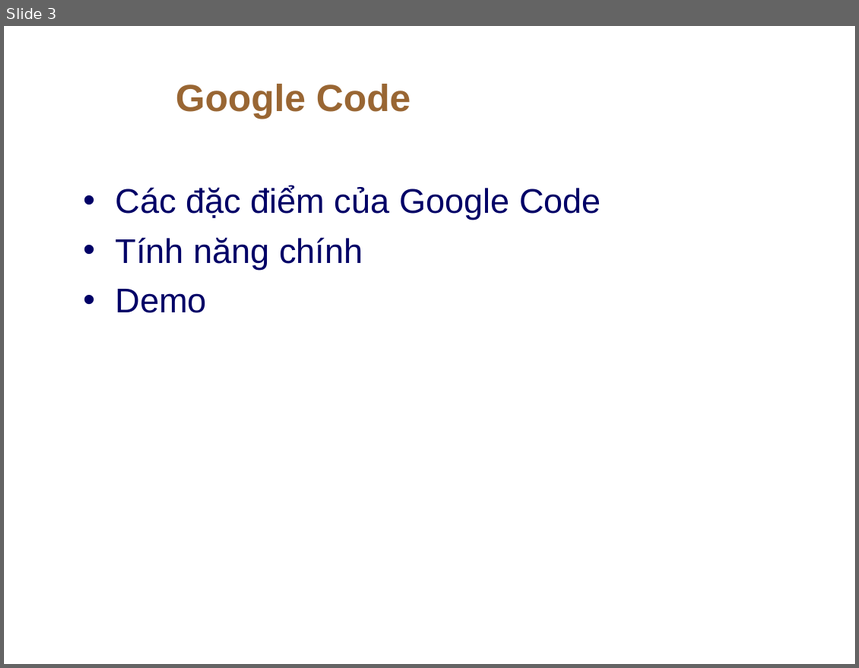
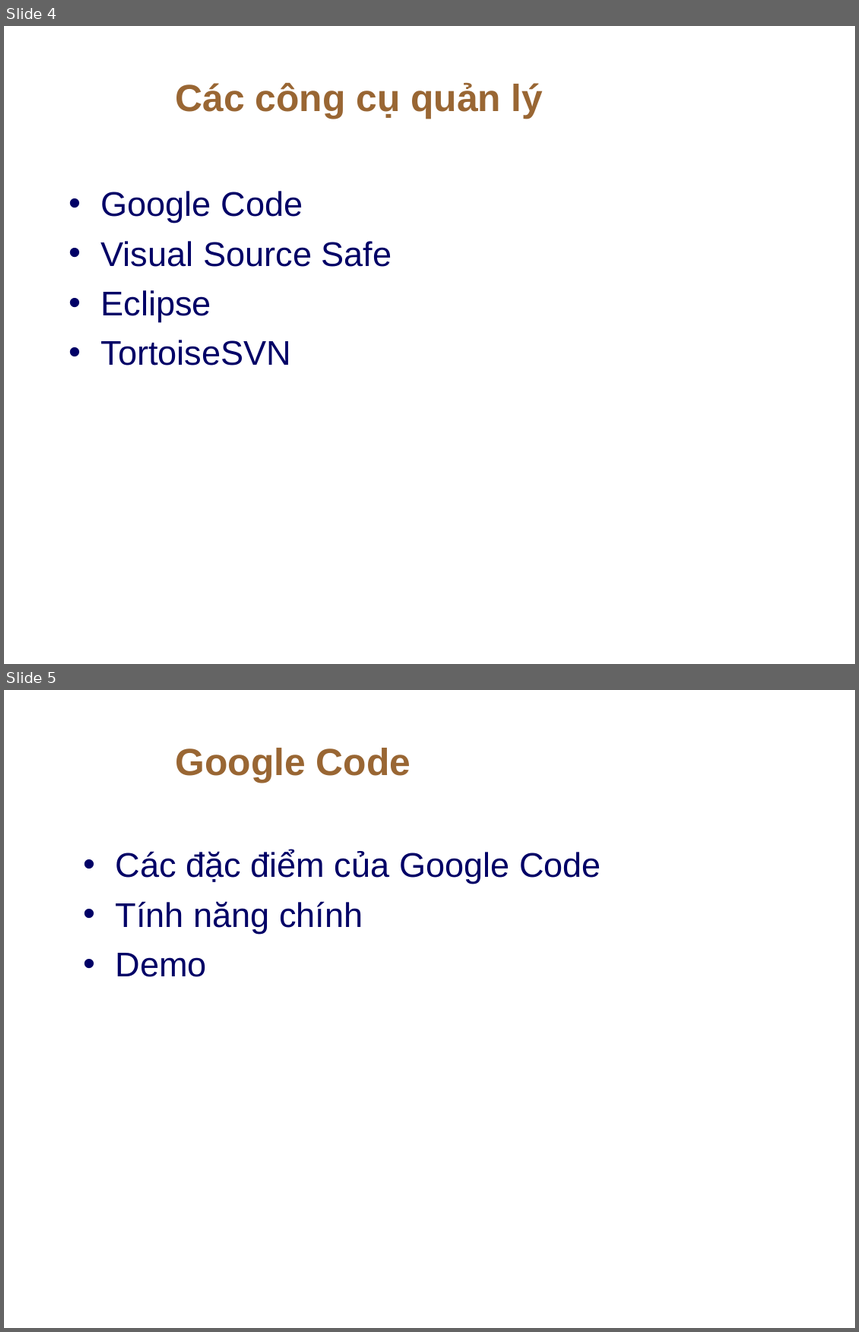
Before and after one commit to thanhphi0127/manager-configuration, a slide deck: doc/baitapso1/NHOM5_BAOCAO_BT1.ppt. Shown one above the other, each under a label of ours: slide 3 before the commit, slides 4 and 5 after it. The pictures are 859x668 and 859x1332 pixels, drawn with LibreOffice and Linux fonts; fonts in the diff are those of the drawing; background and template pictures are left out. Boxes give left, top, right and bottom in pixels: in the first picture for what was removed or moved away, otherwise in the second. Text is boxed around its words. In the diff, an @@ line names an element or a change of style, - is before the commit and + after.

```diff
--- a/doc/baitapso1/NHOM5_BAOCAO_BT1.ppt
+++ b/doc/baitapso1/NHOM5_BAOCAO_BT1.ppt
@@ slide 4 added at box(4, 26, 855, 664), background picture (left out) @@
@@ title added at box(176, 82, 543, 119), 32 pt, text #996633, bold @@
+Các công cụ quản lý
@@ text added at box(101, 191, 392, 366), 29 pt, text #000066 @@
+• Google Code
+• Visual Source Safe
+• Eclipse
+• TortoiseSVN
@@ what was slide 3 is now slide 5 @@
```
Also in this commit, not shown: 1 slide changed, 3 other slides added, 2 slides removed.
